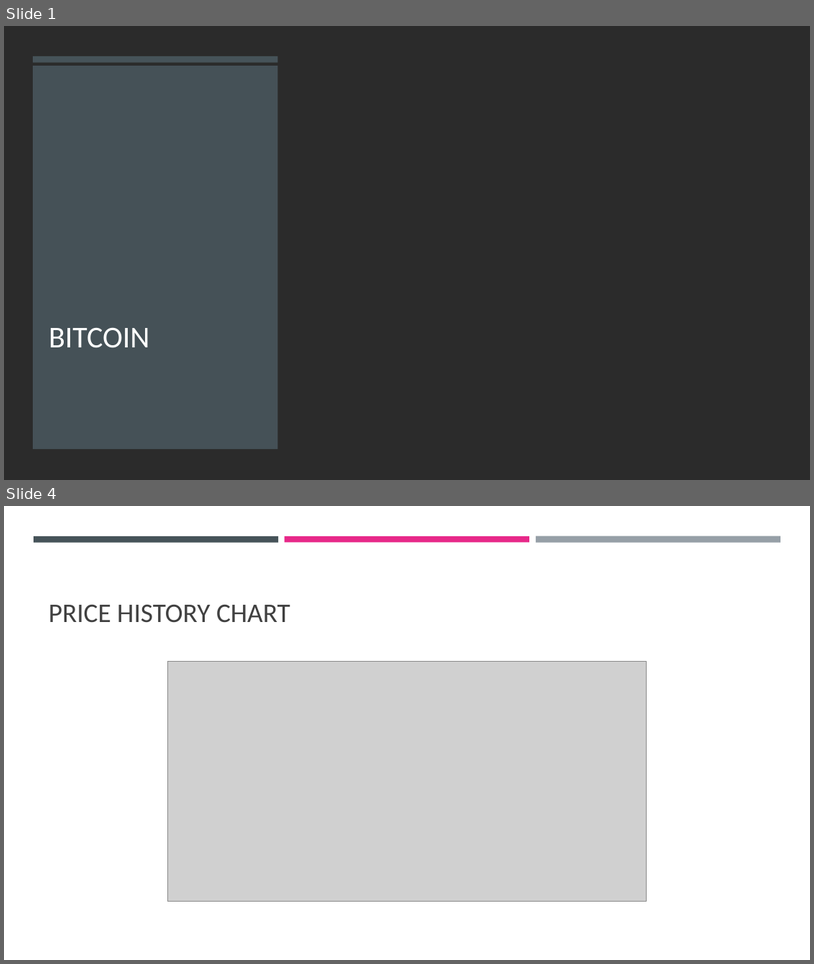
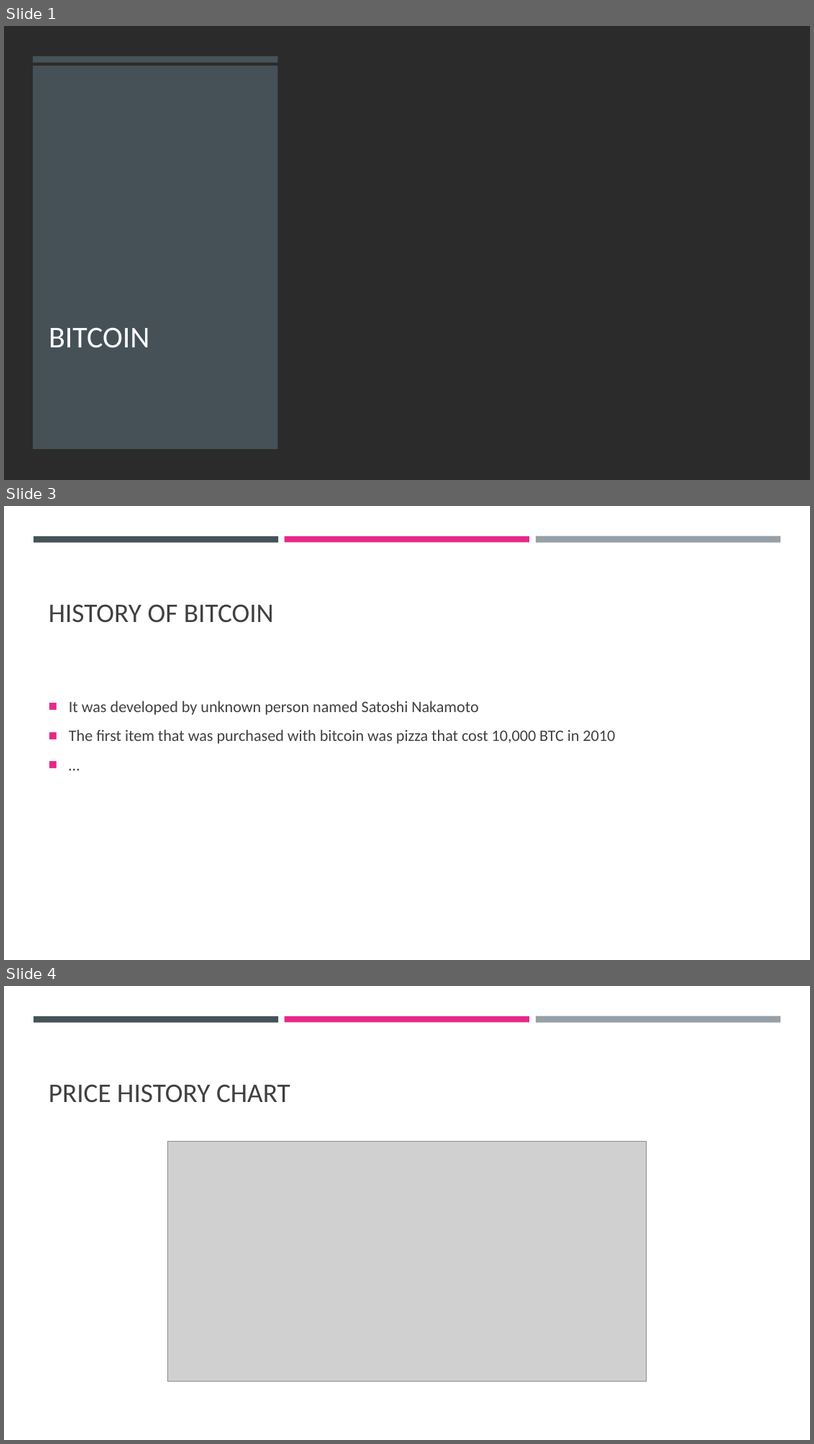
Before and after one commit to cyoni/bitcoin, a slide deck: bitcoin.pptx. Shown one above the other, each under a label of ours: slides 1 and 4 before the commit, slides 1, 3 and 4 after it; the slides between them are not shown. The pictures are 814x964 and 814x1444 pixels, drawn with LibreOffice and Linux fonts; fonts in the diff are those of the drawing; grey boxes stand for pictures; background and template pictures are left out; a plain dark background stands for a picture behind light text. Boxes give left, top, right and bottom in pixels: in the first picture for what was removed or moved away, otherwise in the second. Text is boxed around its words. In the diff, an @@ line names an element or a change of style, - is before the commit and + after.

```diff
--- a/bitcoin.pptx
+++ b/bitcoin.pptx
@@ slide 3 added at (4,506,810,960), background #FFFFFF; not listed: 3 template elements that a slide beside it also shows @@
@@ title added at (49,605,274,623), 32 pt, text #404040 @@
+HISTORY OF BITCOIN
@@ text added at (69,700,615,744), 19 pt, text #404040 @@
+■ It was developed by unknown person named Satoshi Nakamoto
+■ The first item that was purchased with bitcoin was pizza that cost 10,000 BTC in 2010
+■ …
```
Also in this commit, not shown: 1 slide changed, 2 other slides added, 1 slide removed.
